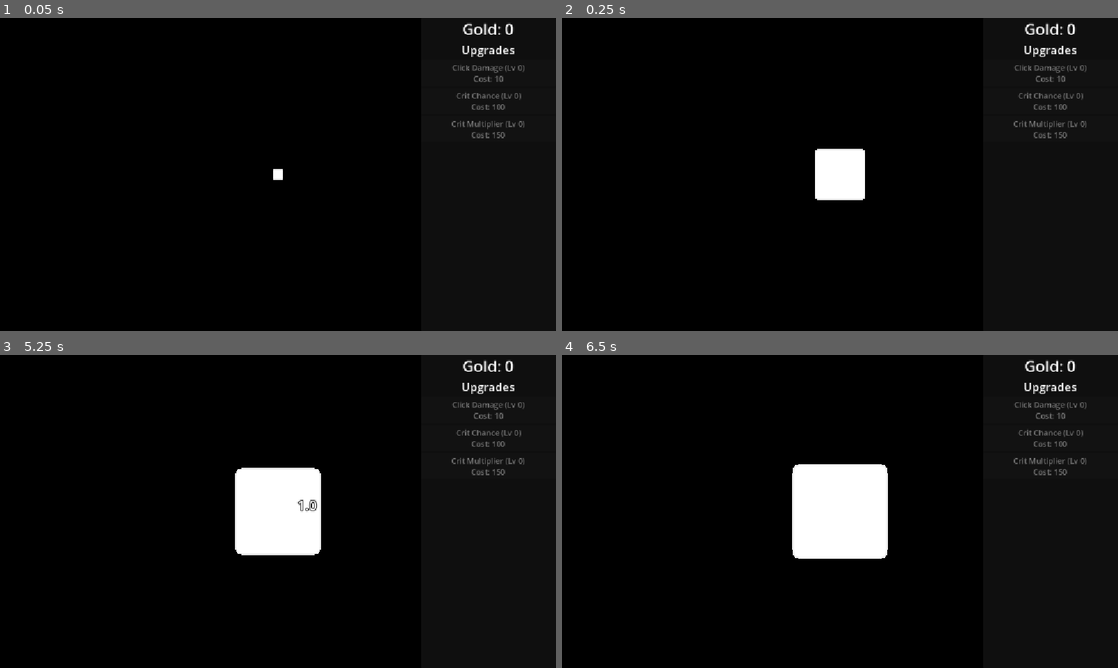
Above: before the commit, frames 1-4 (two rows, left to right).
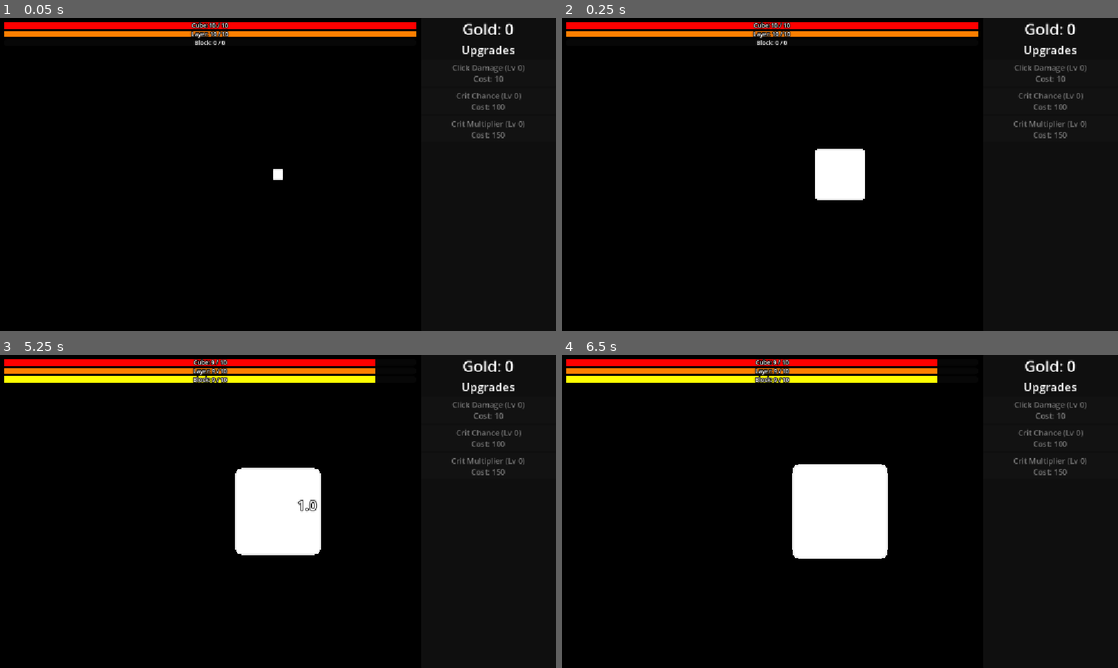
Above: after the commit, the same moments.

Repository: CyberSugarStudios/clickerCube
Game: Godot game, scene res://scenes/main.tscn
The game is run twice, just before and just after one commit, with the same random seed, the same clock (stepped at 60 frames per second) and the same inputs.
Inputs (mouse positions are in pixels of both pictures, inside the frame that each line leads up to):
- Up to frame 1 (0.05 s): no input
- Up to frame 2 (0.25 s): no input
- Up to frame 3 (5.25 s): move the mouse to (400, 495) at 0.52 s; click (400, 495) at 0.67 s; tap Enter at 1.25, 2.75, 4.25 s; drag from (166, 527) to (250, 574) at 1.27 s; tap Space at 2, 3.5, 5 s; move the mouse to (333, 442) at 2.02 s; click (333, 442) at 2.17 s; drag from (250, 574) to (111, 464) at 2.77 s; move the mouse to (444, 558) at 3.52 s; click (444, 558) at 3.67 s; drag from (111, 464) to (194, 433) at 4.27 s; move the mouse to (305, 511) at 5.02 s; click (305, 511) at 5.17 s
- Up to frame 4 (6.5 s): drag from (756, 433) to (728, 527) at 5.77 s

The runs differ from the first frame. In frame 1, 3.0% of the frame differs, in the area x 0-75%, y 1-9%; in frame 2, 3.0%; in frame 3, 4.2%, in the area x 0-68%, y 1-9%; in frame 4, 4.2%.

Commit message:
Add cube, layer, and block HP bars
Reordered Drone Upgrades so that Buy Drone is first, as the head of that grouping

Diff:
--- a/clickerCube/scenes/main.tscn
+++ b/clickerCube/scenes/main.tscn
@@ -14,6 +14,7 @@
 [ext_resource type="PackedScene" uid="uid://c1fulq17puwt3" path="res://scenes/ui/galaxy_screen.tscn" id="7_tipki"]
 [ext_resource type="Resource" uid="uid://bqtgnq3g0k7yn" path="res://resources/upgrades/buy_new_drone.tres" id="8_trceg"]
 [ext_resource type="Resource" uid="uid://v1jy4dr61olo" path="res://resources/upgrades/drone_speed.tres" id="9_a8y0u"]
+[ext_resource type="Script" uid="uid://c8ocq76ioa2x0" path="res://scripts/ui/hp_bars.gd" id="14_jkv2x"]
 
 [sub_resource type="Environment" id="Environment_8viuf"]
 background_mode = 1
@@ -21,6 +22,15 @@
 ambient_light_color = Color(0.44291076, 0.44291076, 0.44291073, 1)
 ambient_light_energy = 0.5
 
+[sub_resource type="StyleBoxFlat" id="StyleBoxFlat_a8y0u"]
+bg_color = Color(1, 0, 0, 1)
+
+[sub_resource type="StyleBoxFlat" id="StyleBoxFlat_jkv2x"]
+bg_color = Color(1, 0.49803922, 0, 1)
+
+[sub_resource type="StyleBoxFlat" id="StyleBoxFlat_jbj1t"]
+bg_color = Color(1, 1, 0, 1)
+
 [node name="Main" type="Node3D" unique_id=293905322]
 
 [node name="Camera3D" type="Camera3D" parent="." unique_id=606162580]
@@ -80,6 +90,10 @@
 layout_mode = 2
 upgrade = ExtResource("6_85g3d")
 
+[node name="NewDroneButton" parent="UI/ShopPanel/UpgradeList" unique_id=1527565188 instance=ExtResource("3_jyhfs")]
+layout_mode = 2
+upgrade = ExtResource("8_trceg")
+
 [node name="DroneDamageButton" parent="UI/ShopPanel/UpgradeList" unique_id=988456290 instance=ExtResource("3_jyhfs")]
 layout_mode = 2
 upgrade = ExtResource("7_eb6dy")
@@ -87,10 +101,6 @@
 [node name="DroneClickSpeedButton" parent="UI/ShopPanel/UpgradeList" unique_id=1256206762 instance=ExtResource("3_jyhfs")]
 layout_mode = 2
 upgrade = ExtResource("9_a8y0u")
-
-[node name="NewDroneButton" parent="UI/ShopPanel/UpgradeList" unique_id=1527565188 instance=ExtResource("3_jyhfs")]
-layout_mode = 2
-upgrade = ExtResource("8_trceg")
 
 [node name="DamageNumbers" type="Control" parent="UI" unique_id=1186795548 node_paths=PackedStringArray("camera")]
 layout_mode = 3
@@ -124,6 +134,73 @@
 [node name="GalaxyScreen" parent="UI" unique_id=1617890461 instance=ExtResource("7_tipki")]
 visible = false
 
+[node name="HPBars" type="VBoxContainer" parent="UI" unique_id=141919921 node_paths=PackedStringArray("grid")]
+anchors_preset = -1
+anchor_right = 1.0
+offset_left = 8.0
+offset_top = 8.0
+offset_right = -290.0
+grow_horizontal = 2
+script = ExtResource("14_jkv2x")
+grid = NodePath("../../CubeGrid")
+
+[node name="CubeBar" type="ProgressBar" parent="UI/HPBars" unique_id=470863885]
+custom_minimum_size = Vector2(0, 14)
+layout_mode = 2
+theme_override_styles/fill = SubResource("StyleBoxFlat_a8y0u")
+show_percentage = false
+
+[node name="Text" type="Label" parent="UI/HPBars/CubeBar" unique_id=1563461747]
+layout_mode = 1
+anchors_preset = 15
+anchor_right = 1.0
+anchor_bottom = 1.0
+grow_horizontal = 2
+grow_vertical = 2
+theme_override_colors/font_outline_color = Color(0, 0, 0, 1)
+theme_override_constants/outline_size = 6
+theme_override_font_sizes/font_size = 12
+horizontal_alignment = 1
+vertical_alignment = 1
+
+[node name="LayerBar" type="ProgressBar" parent="UI/HPBars" unique_id=1329326543]
+custom_minimum_size = Vector2(0, 14)
+layout_mode = 2
+theme_override_styles/fill = SubResource("StyleBoxFlat_jkv2x")
+show_percentage = false
+
+[node name="Text" type="Label" parent="UI/HPBars/LayerBar" unique_id=1653583911]
+layout_mode = 1
+anchors_preset = 15
+anchor_right = 1.0
+anchor_bottom = 1.0
+grow_horizontal = 2
+grow_vertical = 2
+theme_override_colors/font_outline_color = Color(0, 0, 0, 1)
+theme_override_constants/outline_size = 6
+theme_override_font_sizes/font_size = 12
+horizontal_alignment = 1
+vertical_alignment = 1
+
+[node name="BlockBar" type="ProgressBar" parent="UI/HPBars" unique_id=1454823330]
+custom_minimum_size = Vector2(0, 14)
+layout_mode = 2
+theme_override_styles/fill = SubResource("StyleBoxFlat_jbj1t")
+show_percentage = false
+
+[node name="Text" type="Label" parent="UI/HPBars/BlockBar" unique_id=8788185]
+layout_mode = 1
+anchors_preset = 15
+anchor_right = 1.0
+anchor_bottom = 1.0
+grow_horizontal = 2
+grow_vertical = 2
+theme_override_colors/font_outline_color = Color(0, 0, 0, 1)
+theme_override_constants/outline_size = 6
+theme_override_font_sizes/font_size = 12
+horizontal_alignment = 1
+vertical_alignment = 1
+
 [node name="GridControls" type="Node" parent="." unique_id=523963857 node_paths=PackedStringArray("camera", "grid", "damage_numbers")]
 script = ExtResource("3_sugp2")
 camera = NodePath("../Camera3D")
--- a/clickerCube/scripts/cube.gd
+++ b/clickerCube/scripts/cube.gd
@@ -4,6 +4,7 @@
 
 #region - INIT
 signal broken(gold_reward: float)
+signal damaged(amount: float)
 
 #region - VARS
 var is_broken: bool = false
@@ -45,7 +46,9 @@
 	if is_locked:
 		#play clink locked sound
 		return false
+	var applied := minf(amount, cur_hp)
 	cur_hp -= amount
+	damaged.emit(applied)
 	play_hit_squash()
 	if cur_hp <= 0:
 		kill_cube()
--- a/clickerCube/scripts/cube_grid.gd
+++ b/clickerCube/scripts/cube_grid.gd
@@ -3,6 +3,8 @@
 #the handler for building the grids of cubes needed for the recursion element of the game
 
 #region - INIT
+signal hp_changed
+
 #region - CONSTS
 const CUBE_SCENE: PackedScene = preload("res://scenes/cube.tscn")
 const CUBE_SPACING: float = 1.0
@@ -12,6 +14,12 @@
 var active_layer: int = 0
 var shells: Array[Array] = []
 var camera_tween: Tween
+
+var total_hp: float = 0.0
+var total_max_hp: float = 0.0
+var layer_hp: Array[float] = []
+var layer_max_hp: Array[float] = []
+var player_target: Cube
 
 #region - EXPORT VARS
 @export var camera: Camera3D
@@ -49,6 +57,11 @@
 	cube.layer = cube_layer
 	cube.max_hp *= pow(hp_growth_per_depth, depth)
 	cube.gold_reward *= pow(gold_growth_per_depth, depth)
+	total_hp += cube.max_hp
+	total_max_hp += cube.max_hp
+	layer_hp[cube_layer] += cube.max_hp
+	layer_max_hp[cube_layer] += cube.max_hp
+	cube.damaged.connect(_on_cube_damaged.bind(cube))
 	cube.broken.connect(_on_cube_broken.bind(cube))
 	add_child(cube)
 	cube.set_locked(cube_layer != active_layer)
@@ -62,6 +75,13 @@
 	shells.clear()
 	for i in range(half + 1):
 		shells.append([])
+		total_hp = 0.0
+		total_max_hp = 0.0
+		layer_hp.resize(half + 1)
+		layer_hp.fill(0.0)
+		layer_max_hp.resize(half + 1)
+		layer_max_hp.fill(0.0)
+		player_target = null
 
 	for x in range(-half, half + 1):
 		for y in range(-half, half + 1):
@@ -70,6 +90,12 @@
 				spawn_cube(Vector3i(x, y, z), cube_layer, half - cube_layer)
 
 	zoom_camera_to(size)
+	hp_changed.emit()
+
+func _on_cube_damaged(amount: float, cube: Cube) -> void:
+	total_hp -= amount
+	layer_hp[cube.layer] -= amount
+	hp_changed.emit()
 
 func _on_cube_broken(gold_reward: float, cube: Cube) -> void:
 	#track broken cubes and grid layers
@@ -90,6 +116,13 @@
 		for inner_cube: Cube in shells[active_layer]:
 			inner_cube.set_locked(false)
 		zoom_camera_to(active_layer * 2 + 1)
+		hp_changed.emit()
+
+func get_active_layer_hp() -> float:
+	return layer_hp[active_layer] if active_layer >= 0 else 0.0
+
+func get_active_layer_max_hp() -> float:
+	return layer_max_hp[active_layer] if active_layer >= 0 else 0.0
 
 #region - DRONE CODE
 func get_active_cubes() -> Array:
--- a/clickerCube/scripts/drone.gd
+++ b/clickerCube/scripts/drone.gd
@@ -52,8 +52,8 @@
 func is_core(cube: Cube) -> bool:
 	return cube.position.length() < 0.01
 
-func get_goal_radius(one_core: bool) -> float:
-	if one_core:
+func get_goal_radius(on_core: bool) -> float:
+	if on_core:
 		var camera := get_viewport().get_camera_3d()
 		return camera.global_position.distance_to(grid.global_position) + core_margin
 	return grid.get_visible_size() * (sqrt(3) / 2) + orbit_margin
--- a/clickerCube/scripts/grid_controls.gd
+++ b/clickerCube/scripts/grid_controls.gd
@@ -4,7 +4,7 @@
 
 #region - EXPORT VARS
 @export var camera: Camera3D
-@export var grid: Node3D
+@export var grid: CubeGrid
 @export var drag_threshold: float = 20.0
 @export var quick_drag_threshold: float = 80.0
 @export var quick_tap_time: float = 0.10
@@ -77,6 +77,8 @@
 	var cube := result.collider as Cube
 	if cube == null:
 		return
+	if not cube.is_locked:
+		grid.player_target = cube
 	var is_crit := GameState.roll_crit()
 	var damage := GameState.get_click_damage(is_crit)
 	if cube.take_damage(damage) and damage_numbers:
--- /dev/null
+++ b/clickerCube/scripts/ui/hp_bars.gd
@@ -0,0 +1,26 @@
+extends VBoxContainer
+
+@export var grid: CubeGrid
+
+@onready var cube_bar: ProgressBar = $CubeBar
+@onready var layer_bar: ProgressBar = $LayerBar
+@onready var block_bar: ProgressBar = $BlockBar
+
+func _ready() -> void:
+	grid.hp_changed.connect(refresh)
+	refresh()
+
+func refresh() -> void:
+	set_bar(cube_bar, "Cube", grid.total_hp, grid.total_max_hp)
+	set_bar(layer_bar, "Layer", grid.get_active_layer_hp(), grid.get_active_layer_max_hp())
+	var target := grid.player_target
+	if is_instance_valid(target):
+		set_bar(block_bar, "Block", maxf(target.cur_hp, 0.0), target.max_hp)
+	else:
+		set_bar(block_bar, "Block", 0.0, 0.0)
+
+func set_bar(bar: ProgressBar, label_name: String, value: float, max_value: float) -> void:
+	bar.max_value = maxf(max_value, 1.0)
+	bar.value = value
+	var label := bar.get_node("Text") as Label
+	label.text = "%s: %d / %d" % [label_name, ceilf(value), max_value]
Not shown, added: clickerCube/scripts/ui/hp_bars.gd.uid
